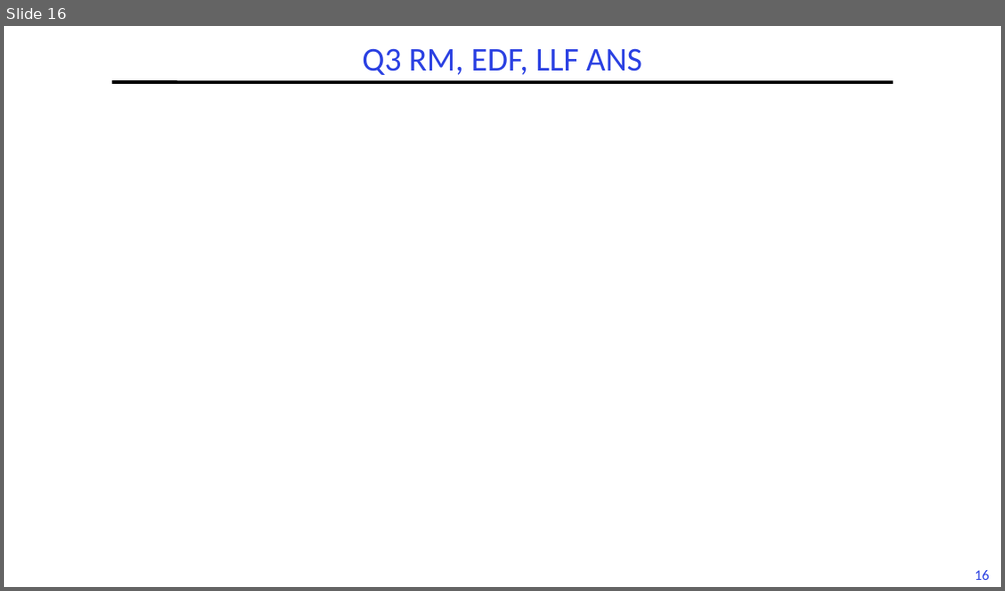
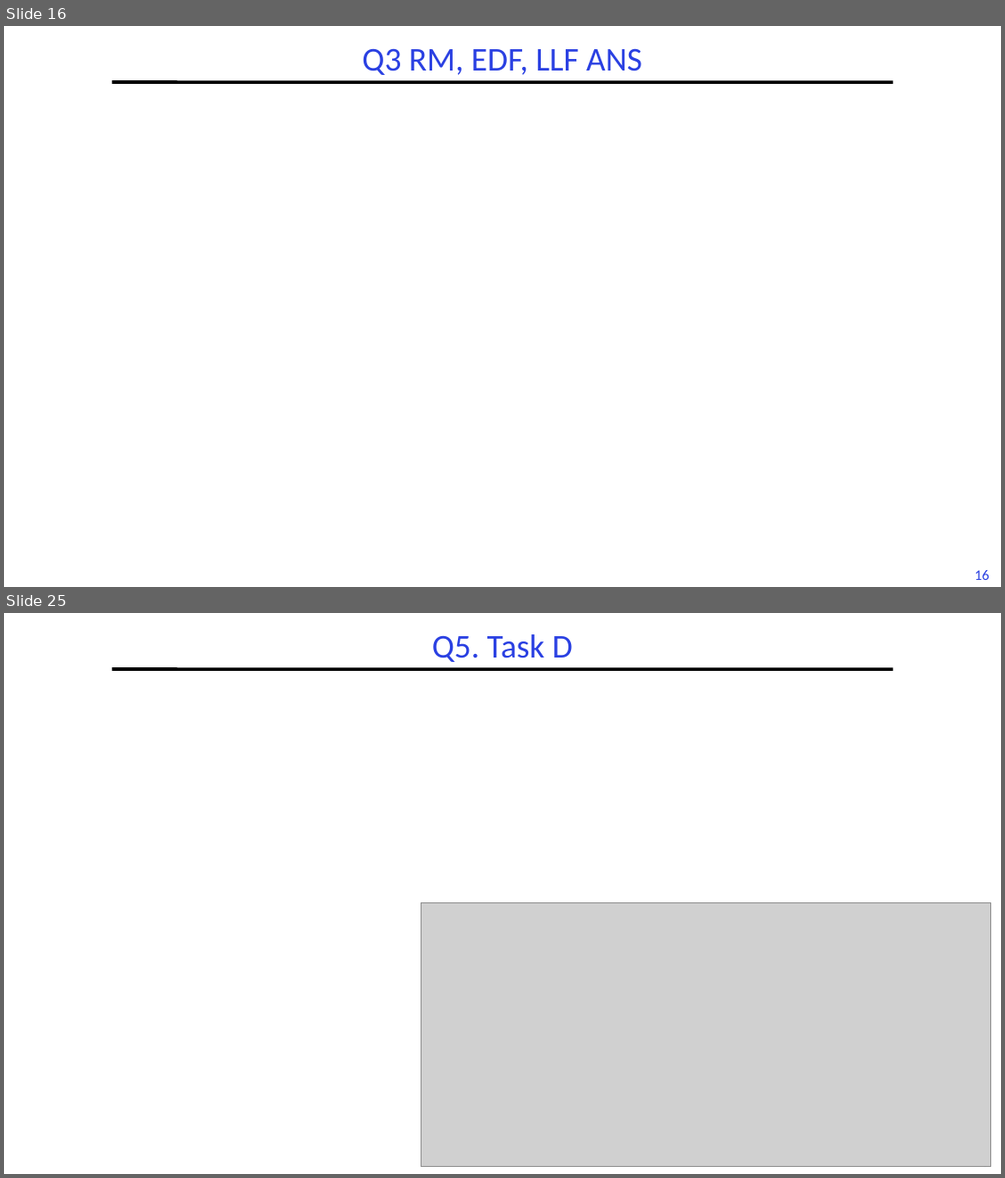
Before and after one commit to guhofstra/CSC256Fa25, a slide deck: PPTs/L6-Exercises ANS.pptx. Shown one above the other, each under a label of ours: slide 16 before the commit, slides 16 and 25 after it; the slides between them are not shown. The pictures are 1005x591 and 1005x1178 pixels, drawn with LibreOffice and Linux fonts; fonts in the diff are those of the drawing; grey boxes stand for pictures. Boxes give left, top, right and bottom in pixels: in the first picture for what was removed or moved away, otherwise in the second. Text is boxed around its words. In the diff, an @@ line names an element or a change of style, - is before the commit and + after.

```diff
--- a/PPTs/L6-Exercises ANS.pptx
+++ b/PPTs/L6-Exercises ANS.pptx
@@ slide 25 added at [4, 613, 1001, 1174], background #FFFFFF; not listed: 2 template elements that a slide beside it also shows @@
@@ title added at [432, 634, 573, 662], 32 pt, text #2A40E2 @@
+Q5. Task D
@@ picture added at [421, 903, 992, 1167] @@
```
Also in this commit, not shown: 12 other slides added, 3 other files.
